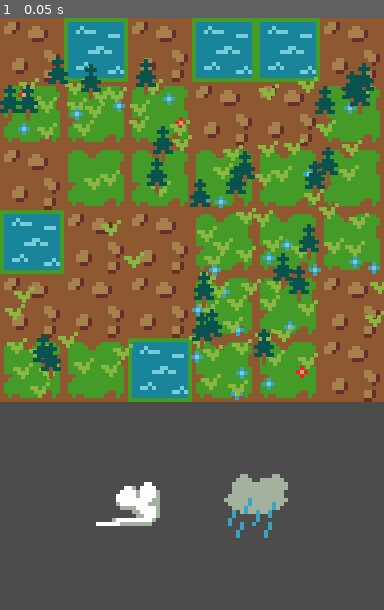
Above: before the commit, frame 1.
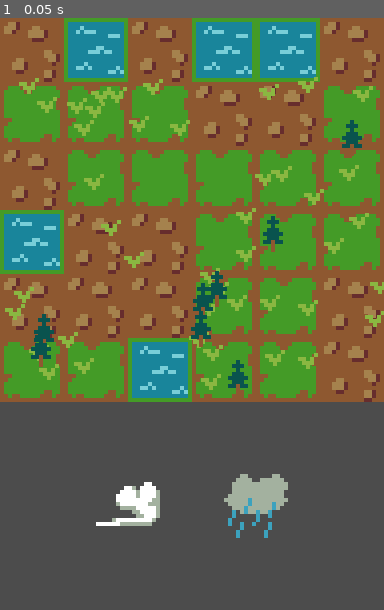
Above: after the commit, the same moment.

Repository: MrBSmith/Haven
Game: Godot game, scene res://Scenes/Garden/Garden.tscn
Same seed, same stepped clock (60 frames per second), same inputs: the game is played once before the commit and once after it.
Inputs:
- Up to frame 1 (0.05 s): no input

The runs differ from the first frame. In frame 1, 6.6% of the frame differs, in the area x 0-99%, y 6-65%.

Commit message:
New tile change system

Diff:
--- a/AbstractClasses/Tile.gd
+++ b/AbstractClasses/Tile.gd
@@ -10,7 +10,7 @@
 onready var plant_group_array = [grass_group_node, trees_group_node, flowers_group_node]
 
 var grid_position : Vector2 setget set_grid_position, get_grid_position
-var wetness : int = 50 setget set_wetness, get_wetness
+var wetness : int = 500 setget set_wetness, get_wetness
 
 var type : TileType = null
 
@@ -34,13 +34,10 @@
 	return grid_position
 
 func set_wetness(value: int):
-	wetness = int(clamp(value, 0.0, 100.0))
-	if wetness == 100:
-		if value > wetness + type.overwet_treshold:
-			_on_over_wetness_threshold_reached()
-		else:
-			_on_max_wetness_reached()
-	elif wetness == 0:
+	wetness = int(clamp(value, 0.0, 1000.0))
+	if wetness >= type.wet_threshold:
+		_on_max_wetness_reached()
+	elif wetness < type.dry_threshold:
 		_on_min_wetness_reached()
 
 func get_wetness() -> int:
@@ -118,8 +115,6 @@
 
 
 # Change the type of the tile for the given one
-#### IN SOME CASES, THE UNDERNEATH TILE SEAMS NOT TO BE DESTROYED ####
-#### TO BE INVESTIGATED AND FIXED ####
 func change_tile_type(tile_type_scene: PackedScene):
 	var new_tile_type = tile_type_scene.instance()
 
@@ -142,9 +137,9 @@
 # Check of the tile type need to be changed, and change it if necesary
 func update_tile_type():
 	if grass_group_node.get_child_count() >= 3:
-		change_tile_type(Globals.grass_tile)
+		change_tile_type(Globals.tiles_type["Grass"])
 	elif grass_group_node.get_child_count() < 3:
-		change_tile_type(Globals.soil_tile)
+		change_tile_type(Globals.tiles_type["Soil"])
 
 
 # Add the given plant to the tile, at the given local_pos, in the right group
@@ -219,26 +214,27 @@
 
 #### SIGNALS REACTION ####
 
+func _on_min_wetness_reached():
+	var tile_type_name = type.more_dry_tile_type
+
+	if tile_type_name != "" && Globals.tiles_type.has(tile_type_name):
+		change_tile_type(Globals.tiles_type[tile_type_name])
+
+func _on_max_wetness_reached():
+	var tile_type_name = type.more_wet_tile_type
+
+	if tile_type_name != "" && Globals.tiles_type.has(tile_type_name):
+		change_tile_type(Globals.tiles_type[tile_type_name])
+
 # Called when the tile has finished beeing created
 func _on_type_changed():
 	pass
 
-# Called when the tile is at its max wetness
-func _on_max_wetness_reached():
-	pass
-
-# Called when the tile is wetness passed 100% and is over his threshold
-func _on_over_wetness_threshold_reached():
-	pass
-
-# Called when the tile is at its min wetness
-func _on_min_wetness_reached():
-	pass
-
 # Called when a plant is added
 func _on_plant_added(_plant: Plant):
 	pass
 
+# Called when a plant die
 func _on_plant_died():
 	update_tile_type()
 
@@ -246,3 +242,5 @@
 func on_wind_applied(wind_dir: Vector2, wind_force: int):
 	for tree in trees_group_node.get_children():
 		tree.apply_wind(wind_dir, wind_force)
+
+	type.on_wind_applied(wind_dir, wind_force)
--- a/Autoloads/Globals.gd
+++ b/Autoloads/Globals.gd
@@ -4,18 +4,19 @@
 
 const tile = preload("res://Scenes/Tiles/Tile.tscn")
 
-const swamp_tile = preload("res://Scenes/Tiles/TileType/Swamp/SwampTile.tscn")
-const soil_tile = preload("res://Scenes/Tiles/TileType/Soil/SoilTile.tscn")
-const water_tile = preload("res://Scenes/Tiles/TileType/Water/WaterTile.tscn")
-const grass_tile = preload("res://Scenes/Tiles/TileType/Grass/GrassTile.tscn")
-const sand_tile = preload("res://Scenes/Tiles/TileType/Sand/SandTile.tscn")
+var tiles_type = {
+	"Swamp" : preload("res://Scenes/Tiles/TileType/Swamp/SwampTile.tscn"),
+	"Soil" : preload("res://Scenes/Tiles/TileType/Soil/SoilTile.tscn"),
+	"Water" : preload("res://Scenes/Tiles/TileType/Water/WaterTile.tscn"),
+	"Grass" : preload("res://Scenes/Tiles/TileType/Grass/GrassTile.tscn"),
+	"Sand" : preload("res://Scenes/Tiles/TileType/Sand/SandTile.tscn")
+}
 
 const base_tree = preload("res://Scenes/Plants/Trees/Tree.tscn")
 const grass = preload("res://Scenes/Plants/SmallPlants/Grass.tscn")
 const blue_flower = preload("res://Scenes/Plants/SmallPlants/Flowers/BlueFlower/BlueFlower.tscn")
 const red_flower = preload("res://Scenes/Plants/SmallPlants/Flowers/RedFlower/RedFlower.tscn")
 
-var tile_types = [soil_tile, grass_tile, water_tile, swamp_tile, sand_tile]
 var tree_types = [base_tree]
 var flower_types = [blue_flower, red_flower]
 
--- a/Scenes/Garden/Grid.gd
+++ b/Scenes/Garden/Grid.gd
@@ -27,14 +27,14 @@
 
 	# Determine the number of water tile to place btw 5-8, then places it
 	var nb_water_tile = randi() % 4 + 5
-	place_tiles_on_grid(Globals.water_tile, free_pos_array, nb_water_tile)
+	place_tiles_on_grid(Globals.tiles_type["Water"], free_pos_array, nb_water_tile)
 
 	# Determine the number of grass tile to place btw 15-20, then places it
 	var nb_grass_tile = randi() % 5 + 15
-	place_tiles_on_grid(Globals.grass_tile, free_pos_array, nb_grass_tile)
+	place_tiles_on_grid(Globals.tiles_type["Grass"], free_pos_array, nb_grass_tile)
 
 	# Fill the rest with soil tiles
-	place_tiles_on_grid(Globals.soil_tile, free_pos_array)
+	place_tiles_on_grid(Globals.tiles_type["Soil"], free_pos_array)
 
 	var last_tile = get_child(get_child_count() - 1)
 	yield(last_tile, "type_changed")
--- a/Scenes/Tiles/TileType/Grass/GrassTile.gd
+++ b/Scenes/Tiles/TileType/Grass/GrassTile.gd
@@ -1,12 +1,5 @@
-extends TileType
+extends SoilTile
 class_name GrassTile
-
-enum TILE_STATES{
-	PLAIN,
-	FOREST
-}
-
-var current_tile_state = TILE_STATES.PLAIN
 
 func get_type() -> String:
 	return "Grass"
@@ -29,17 +22,8 @@
 
 #### SIGNAL RESPONSES ####
 
-func _on_tile_created():
+func on_tile_created():
 	pass
 
-func _on_max_wetness_reached():
+func on_plant_added(_plant: Plant):
 	pass
-
-func _on_over_wetness_threshold_reached():
-	pass
-
-func _on_min_wetness_reached():
-	pass
-
-func _on_plant_added(_plant: Plant):
-	pass
--- a/Scenes/Tiles/TileType/Grass/GrassTile.tscn
+++ b/Scenes/Tiles/TileType/Grass/GrassTile.tscn
@@ -1,16 +1,14 @@
 [gd_scene load_steps=4 format=2]
 
-[ext_resource path="res://Scenes/Tiles/TileType/TileType.tscn" type="PackedScene" id=1]
+[ext_resource path="res://Scenes/Tiles/TileType/Soil/SoilTile.tscn" type="PackedScene" id=1]
 [ext_resource path="res://Scenes/Tiles/TileType/Grass/GrassTile.gd" type="Script" id=2]
 [ext_resource path="res://Scenes/Tiles/TileType/Grass/Grass.png" type="Texture" id=3]
 
-
-
 [node name="GrassTile" instance=ExtResource( 1 )]
 script = ExtResource( 2 )
-growable_plants_array = PoolStringArray( "Grass", "Flower", "Tree" )
-min_grass_nb = 3
-max_flower_nb = 4
+growable_plants_array = PoolStringArray(  )
+max_grass_nb = 6
+max_tree_nb = 5
 
 [node name="Sprite" parent="." index="0"]
 texture = ExtResource( 3 )
--- a/Scenes/Tiles/TileType/Sand/SandTile.gd
+++ b/Scenes/Tiles/TileType/Sand/SandTile.gd
@@ -21,28 +21,9 @@
 
 #### SIGNAL RESPONSES ####
 
-# Called when the tile has finished beeing created
-func _on_tile_created():
-	for plant in tile.get_all_plants():
-		plant.queue_free()
-
-# Called when the tile is at its max wetness
-func _on_max_wetness_reached():
-	tile.change_tile_type(Globals.soil_tile)
-
-# Called when the tile is wetness passed 100% and is over his threshold
-func _on_over_wetness_threshold_reached():
-	pass
-
-# Called when the tile is at its min wetness
-func _on_min_wetness_reached():
-	pass
-
 
 # Called when wind is applied to this tile
-func on_wind_applied(wind_dir: Vector2, wind_force: int):
-	.on_wind_applied(wind_dir, wind_force)
-
+func on_wind_applied(wind_dir: Vector2, _wind_force: int):
 	var adjacent_tile = tile.get_tile_by_translation(wind_dir)
 	if adjacent_tile != null && adjacent_tile.get_type() == "Soil":
 		adjacent_tile.change_tile_type(Globals.sand_tile)
--- a/Scenes/Tiles/TileType/Sand/SandTile.tscn
+++ b/Scenes/Tiles/TileType/Sand/SandTile.tscn
@@ -6,6 +6,8 @@
 
 [node name="SandTile" instance=ExtResource( 1 )]
 script = ExtResource( 2 )
+wet_threshold = 300
+more_wet_tile_type = "Soil"
 
 [node name="Sprite" parent="." index="0"]
 texture = ExtResource( 3 )
--- a/Scenes/Tiles/TileType/Soil/Soil.gd
+++ b/Scenes/Tiles/TileType/Soil/Soil.gd
@@ -9,19 +9,7 @@
 
 #### SIGNALS REACTION ####
 
-func _on_tile_created():
-	pass
-
-func _on_max_wetness_reached():
-	pass
-
-func _on_over_wetness_threshold_reached():
-	tile.change_tile_type(Globals.swamp_tile)
-
-func _on_min_wetness_reached():
-	tile.change_tile_type(Globals.sand_tile)
-
-func _on_plant_added(plant: Plant):
+func on_plant_added(plant: Plant):
 	if plant is Grass:
 		var nb_grass = tile.grass_group_node.get_child_count()
 
--- a/Scenes/Tiles/TileType/Soil/SoilTile.tscn
+++ b/Scenes/Tiles/TileType/Soil/SoilTile.tscn
@@ -9,6 +9,10 @@
 growable_plants_array = PoolStringArray( "Grass", "Flower", "Tree" )
 max_grass_nb = 3
 max_tree_nb = 0
+dry_threshold = 300
+wet_threshold = 700
+more_dry_tile_type = "Sand"
+more_wet_tile_type = "Swamp"
 
 [node name="Sprite" parent="." index="0"]
 texture = ExtResource( 3 )
--- a/Scenes/Tiles/TileType/Swamp/SwampTile.gd
+++ b/Scenes/Tiles/TileType/Swamp/SwampTile.gd
@@ -6,10 +6,10 @@
 
 #### SIGNALS REACTION ####
 
-func _on_over_wetness_threshold_reached():
+func on_over_wetness_threshold_reached():
 	tile.change_tile_type(Globals.water_tile)
 
-func _on_min_wetness_reached():
+func on_min_wetness_reached():
 	tile.change_tile_type(Globals.soil_tile)
 
 # Called when the tile has finished beeing created
--- a/Scenes/Tiles/TileType/Swamp/SwampTile.tscn
+++ b/Scenes/Tiles/TileType/Swamp/SwampTile.tscn
@@ -4,10 +4,10 @@
 [ext_resource path="res://Scenes/Tiles/TileType/Swamp/SwampTile.gd" type="Script" id=2]
 [ext_resource path="res://Scenes/Tiles/TileType/Swamp/Marais.png" type="Texture" id=3]
 
-
-
 [node name="SwampTile" instance=ExtResource( 1 )]
 script = ExtResource( 2 )
+dry_threshold = 700
+wet_threshold = 800
 
 [node name="Sprite" parent="." index="0"]
 texture = ExtResource( 3 )
--- a/Scenes/Tiles/TileType/TileType.gd
+++ b/Scenes/Tiles/TileType/TileType.gd
@@ -12,7 +12,11 @@
 export var min_tree_nb : int = 0
 export var max_tree_nb : int = 5
 
-export var overwet_treshold = 25
+export var dry_threshold : int =  0
+export var wet_threshold : int =  100
+
+export var more_dry_tile_type : String = ""
+export var more_wet_tile_type : String = ""
 
 var tile = null
 
@@ -30,8 +34,10 @@
 func get_plant_cat_max(plant_category : String):
 	if plant_category == "Tree":
 		return max_tree_nb
+
 	elif plant_category == "Grass":
 		return max_grass_nb
+
 	elif plant_category == "Flower":
 		return max_flower_nb
 
@@ -40,3 +46,14 @@
 
 
 #### SIGNAL RESPONSES ####
+
+# Called when the tile is at its min wetness of its type (ie should change type)
+func on_min_wetness_reached():
+	pass
+
+# Called when the tile is at its max wetness of its type (ie should change type)
+func on_max_wetness_reached():
+	pass
+
+func on_wind_applied(_wind_dir: Vector2, _wind_force: int):
+	pass
--- a/Scenes/Tiles/TileType/Water/WaterTile.gd
+++ b/Scenes/Tiles/TileType/Water/WaterTile.gd
@@ -11,14 +11,7 @@
 	for plant in tile.get_all_plants():
 		plant.queue_free()
 
-# Called when the tile is at its max wetness
-func _on_max_wetness_reached():
-	pass
 
 # Called when the tile is wetness passed 100% and is over his threshold
 func _on_over_wetness_threshold_reached():
 	pass
-
-# Called when the tile is at its min wetness
-func _on_min_wetness_reached():
-	tile.change_tile_type(Globals.swamp_tile)
--- a/Scenes/Tiles/TileType/Water/WaterTile.tscn
+++ b/Scenes/Tiles/TileType/Water/WaterTile.tscn
@@ -4,12 +4,13 @@
 [ext_resource path="res://Scenes/Tiles/TileType/Water/WaterTile.gd" type="Script" id=2]
 [ext_resource path="res://Scenes/Tiles/TileType/Water/Eau.png" type="Texture" id=3]
 
-
-
 [node name="WaterTile" instance=ExtResource( 1 )]
 script = ExtResource( 2 )
 max_grass_nb = 0
 max_tree_nb = 0
+dry_threshold = 800
+wet_threshold = 1000
+more_dry_tile_type = "Swamp"
 
 [node name="Sprite" parent="." index="0"]
 texture = ExtResource( 3 )
--- a/project.godot
+++ b/project.godot
@@ -34,7 +34,7 @@
 "language": "GDScript",
 "path": "res://Scenes/Plants/SmallPlants/Grass.gd"
 }, {
-"base": "TileType",
+"base": "SoilTile",
 "class": "GrassTile",
 "language": "GDScript",
 "path": "res://Scenes/Tiles/TileType/Grass/GrassTile.gd"
